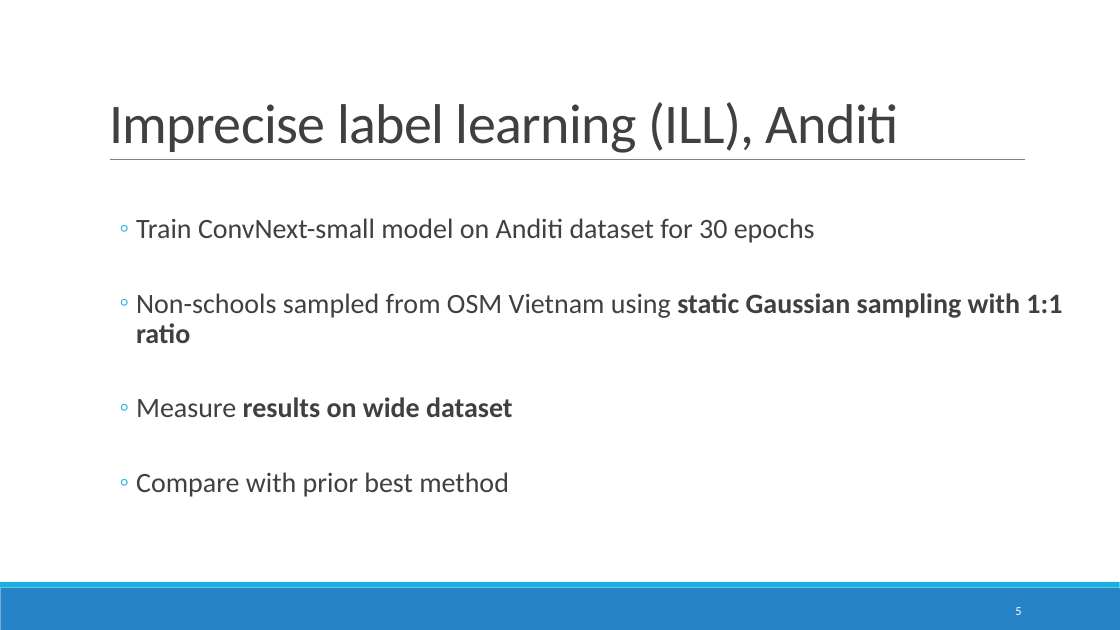
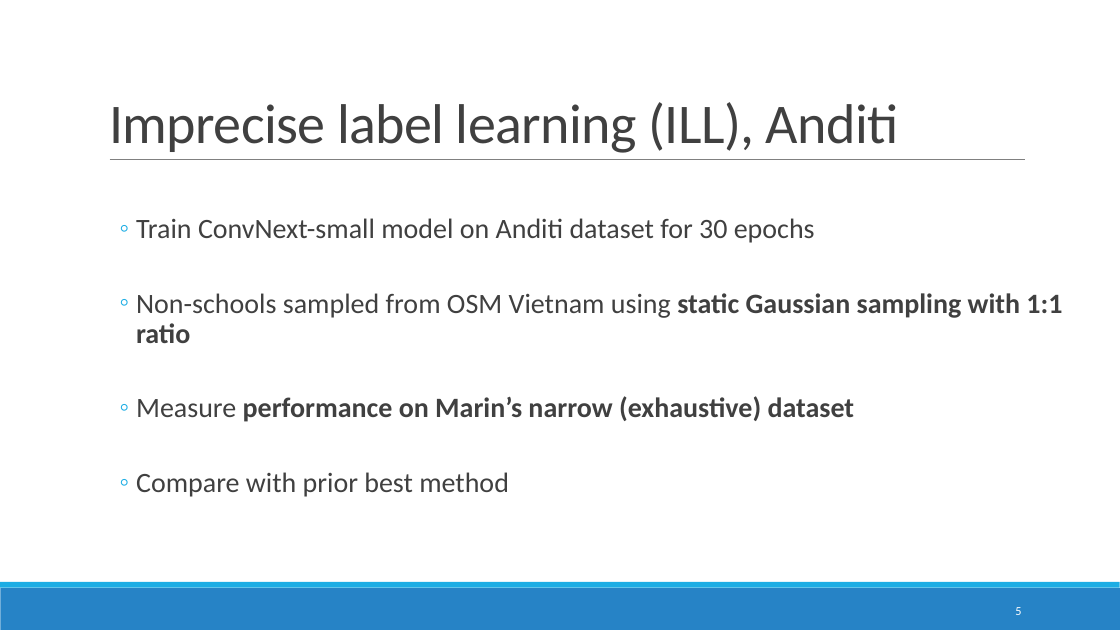
Before and after one commit to DomJamb/school_mapping, a slide deck: slide 5 of presentations/30.4/School mapping in ESRI imagery.pptx. Drawn at 1120x630 pixels with LibreOffice and Linux fonts; fonts in the diff are those of the drawing. Boxes give left, top, right and bottom in pixels: in the first picture for what was removed or moved away, otherwise in the second. Text is boxed around its words. In the diff, an @@ line names an element or a change of style, - is before the commit and + after.

```diff
--- a/presentations/30.4/School mapping in ESRI imagery.pptx
+++ b/presentations/30.4/School mapping in ESRI imagery.pptx
@@ text at (136, 396, 855, 422): text changed @@
-  ◦ Measure results on wide dataset
+  ◦ Measure performance on Marin’s narrow (exhaustive) dataset
```
Also in this commit, not shown: 1 other slide changed, 1 other file.
